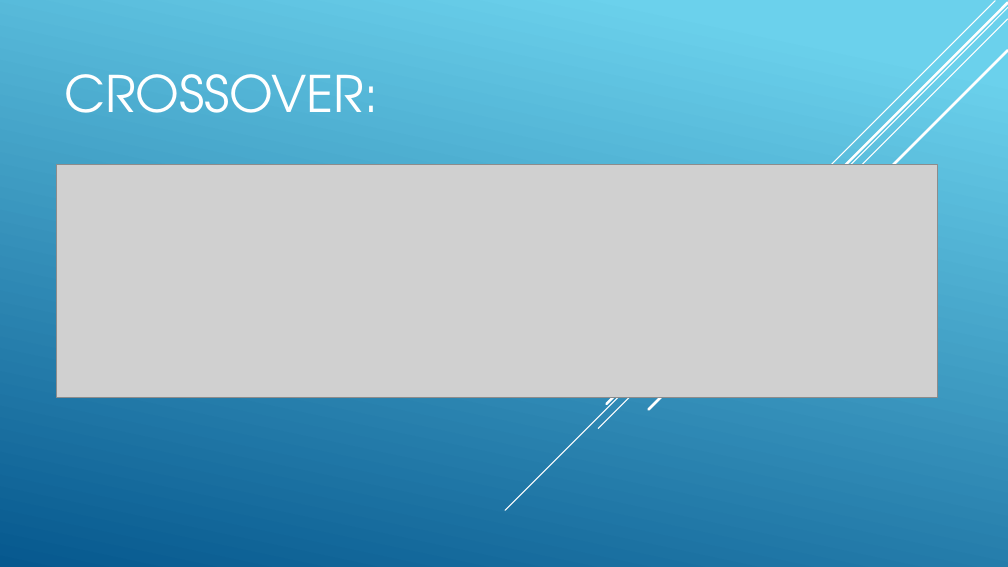
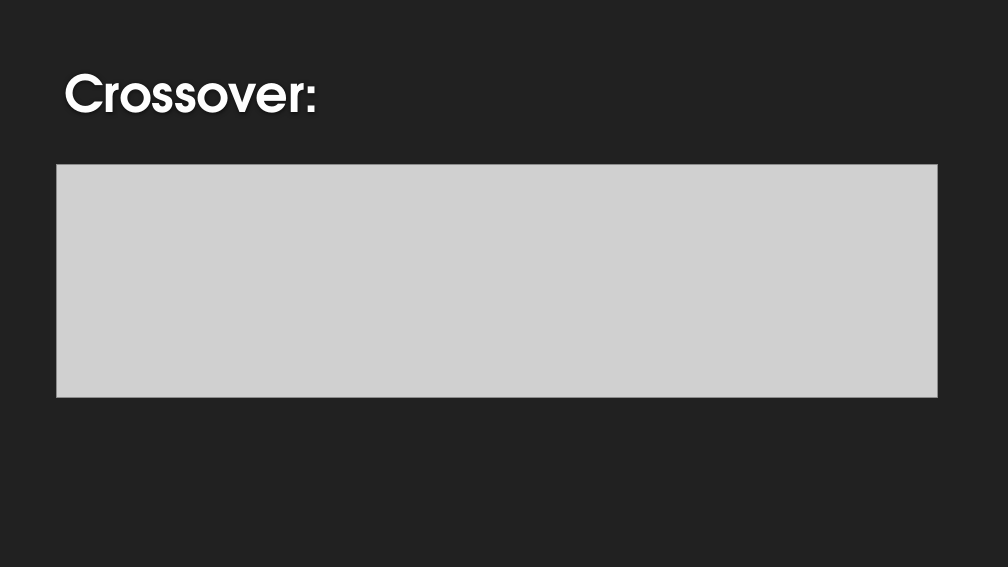
Before and after one commit to rodrigoepfonseca/ia, a slide deck: slide 8 of ALGORITMOS GENÉTICOS.pptx. Drawn at 1008x567 pixels with LibreOffice and Linux fonts; fonts in the diff are those of the drawing; grey boxes stand for pictures; background and template pictures are left out. Boxes give left, top, right and bottom in pixels: in the first picture for what was removed or moved away, otherwise in the second. Text is boxed around its words. In the diff, an @@ line names an element or a change of style, - is before the commit and + after.

```diff
--- a/ALGORITMOS GENÉTICOS.pptx
+++ b/ALGORITMOS GENÉTICOS.pptx
@@ background gradient #6ED2EB to #06588E to #212121 @@
@@ line removed from (1008, 8) to (505, 510) @@
@@ line removed from (1008, 19) to (598, 429) @@
@@ line removed from (1008, 3) to (606, 404) @@
@@ line removed from (995, 1) to (681, 316) @@
@@ line removed from (1008, 51) to (649, 410) @@
@@ title at [64,73,318,113]: text changed; size 48 to 48.6 pt; text colour #FFFFFF to #FEFEFE; bold on @@
-CROSSOVER:
+Crossover:
```
Also in this commit, not shown: 9 other slides changed, 1 slide added, 1 slide removed.
